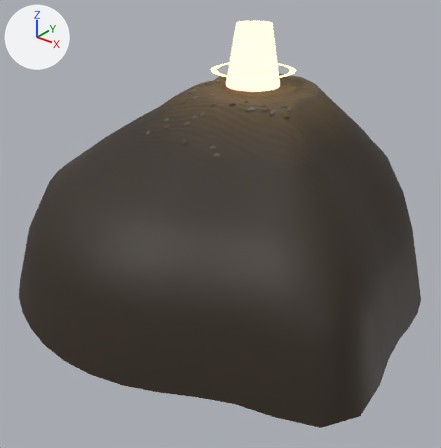
Before and after pictures for a commit that changed the glTF model assets/export/shore_piece.glb.
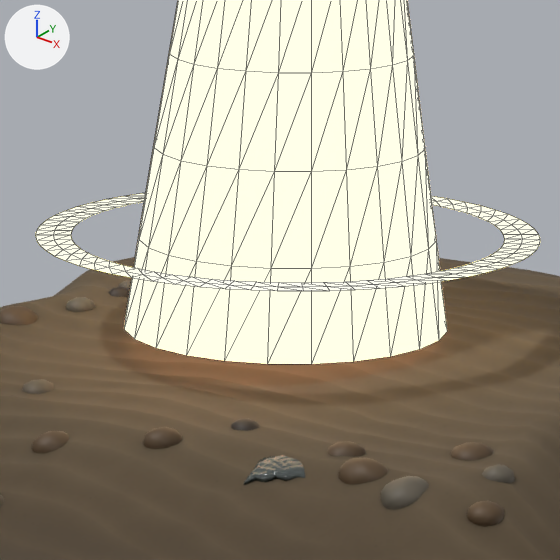
Old and new are each drawn whole from a 50 mm camera at (36.5, -51.0, 12.9) aimed at (2.6, -8.6, -13.4) and again close up on the part from 46% to 68% of the width and 7% to 28% of the height. Lighting does not change. The marker at upper left points along +X, +Y and +Z. The last two pictures show the newer version. The close-ups show mesh edges as thin lines. Vertices at exactly the same position are counted once.

Names of what the first close-up shows: 'Reach', 'Shaft', 'ShoreBank'.
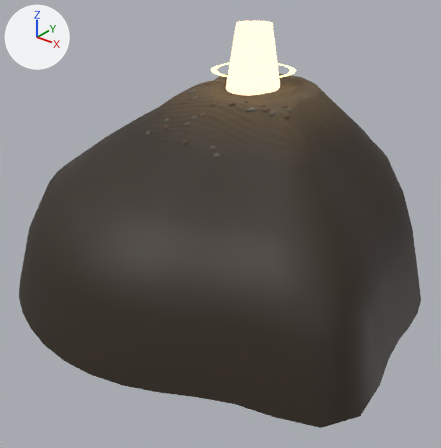
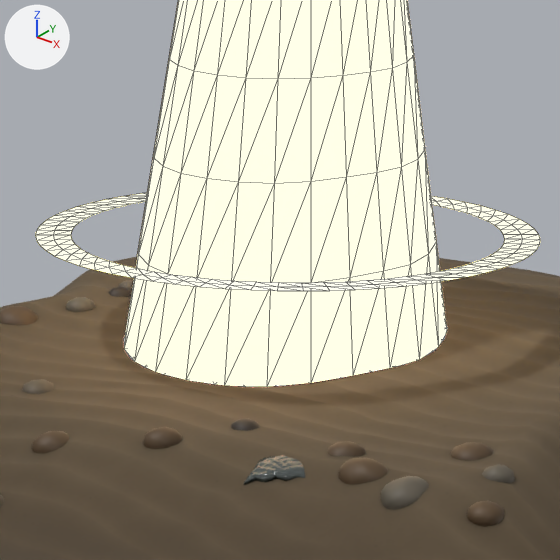
What the commit changed:
me_shaft_mesh is used by ob_shaft; location (0.0, 0.0, 0.0).
me_shaft_mesh had 125 vertices, 192 faces and spanned x -2.8..2.8, y -2.8..2.8, z -1.6..4.5.
me_shaft_mesh now has 125 vertices, 192 faces and spans x -2.8..2.8, y -2.8..2.8, z -2.02..4.5.
me_shaft_mesh part 1: 89 of 125 vertices moved; they spanned x -2.8..2.8, y -2.8..2.8, z -1.6..2.97 and now span x -2.8..2.8, y -2.8..2.8, z -2.02..2.98; mean shift (0.0, 0.0, -0.12); largest move (0.0, -2.8, -1.6) -> (0.0, -2.8, -2.02).
Mesh me_glow_mesh is new.
It has 166 vertices, 288 faces and spans x -2.8..2.8, y -2.8..2.8, z -2.02..-1.56.
It uses material mat_m_shorelight.
Object 'Glow' (ob_glow) is new; it shows me_glow_mesh.
Its location is (0.0, 0.0, 0.0).

Changed parts and their boxes (x1, y1, x2, y2) in the close-ups (560 x 560 px):
'Shaft', reshaped: before (124, 0, 447, 364); after (124, 0, 447, 387)
'Glow', added (mostly hidden): after (123, 327, 448, 387)
